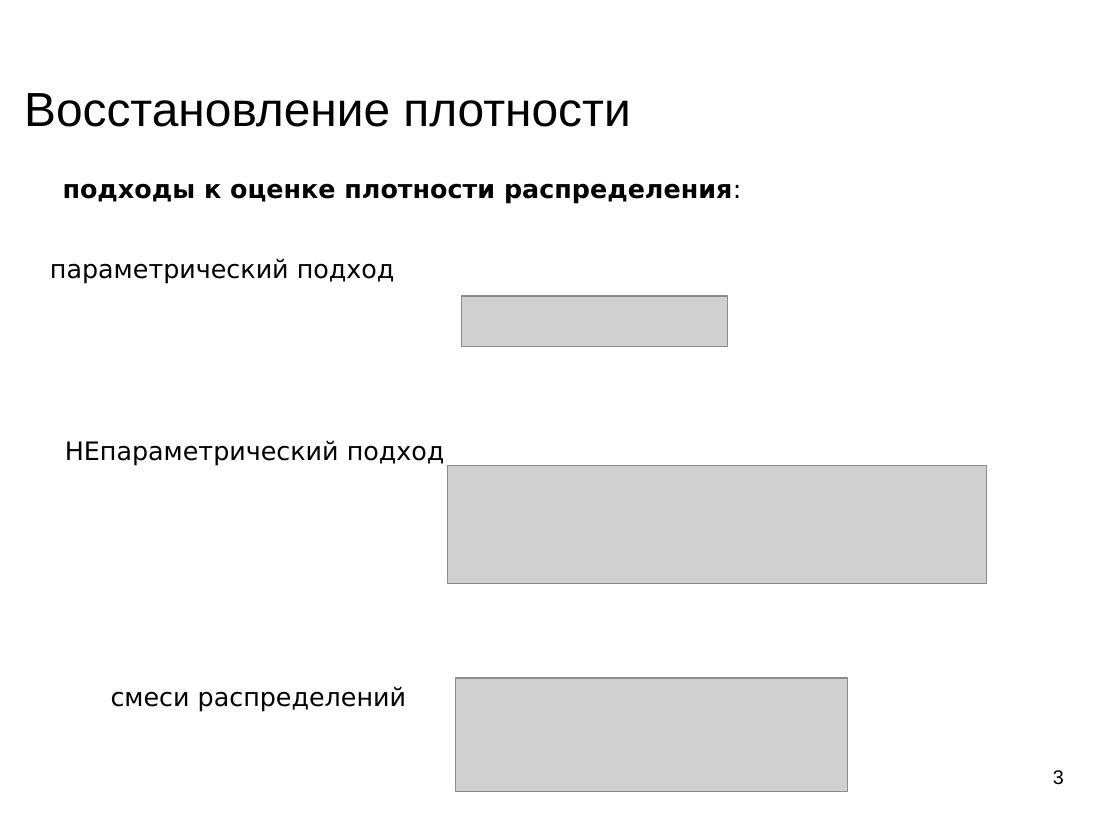
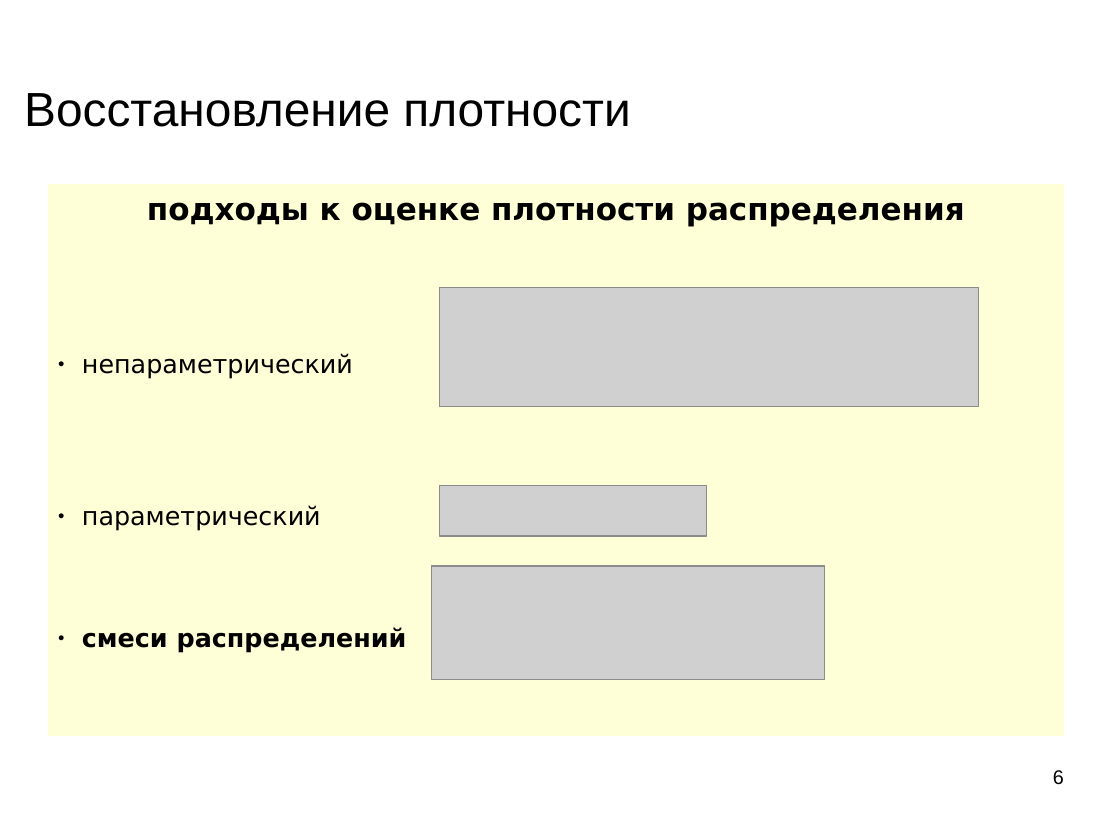
Before and after one commit to mechanoid5/ml_lectorium_2024_I, a slide deck: slide 6 of 10-em.odp (slide 3 before the commit). Drawn at 1120x840 pixels with LibreOffice and Linux fonts; fonts in the diff are those of the drawing; grey boxes stand for pictures; background and template pictures are left out. Boxes give left, top, right and bottom in pixels: in the first picture for what was removed or moved away, otherwise in the second. Text is boxed around its words. In the diff, an @@ line names an element or a change of style, - is before the commit and + after.

```diff
--- a/10-em.odp
+++ b/10-em.odp
@@ rectangle added at [48, 184, 1064, 736], fill #FFFFD7, 18 pt, text #000000, bold @@
+подходы к оценке плотности распределения
+● непараметрический
+● параметрический
+● смеси распределений
@@ text removed at [63, 183, 741, 204] @@
-подходы к оценке плотности распределения:
@@ text removed at [50, 258, 395, 284] @@
-параметрический подход
@@ picture: place and size @@
-picture at [462, 296, 729, 347]
+picture at [440, 288, 979, 406]
@@ text removed at [65, 440, 445, 466] @@
-НЕпараметрический подход
@@ picture: place and size @@
-picture at [448, 465, 987, 583]
+picture at [440, 486, 706, 537]
@@ picture: place and size @@
-picture at [455, 678, 849, 792]
+picture at [432, 566, 825, 680]
@@ text removed at [111, 686, 406, 712] @@
-смеси распределений
@@ page number at [1053, 770, 1064, 785]: text changed @@
-3
+6
```
Also in this commit, not shown: 1 other slide changed, 4 slides added, 1 slide removed, 5 other files.
